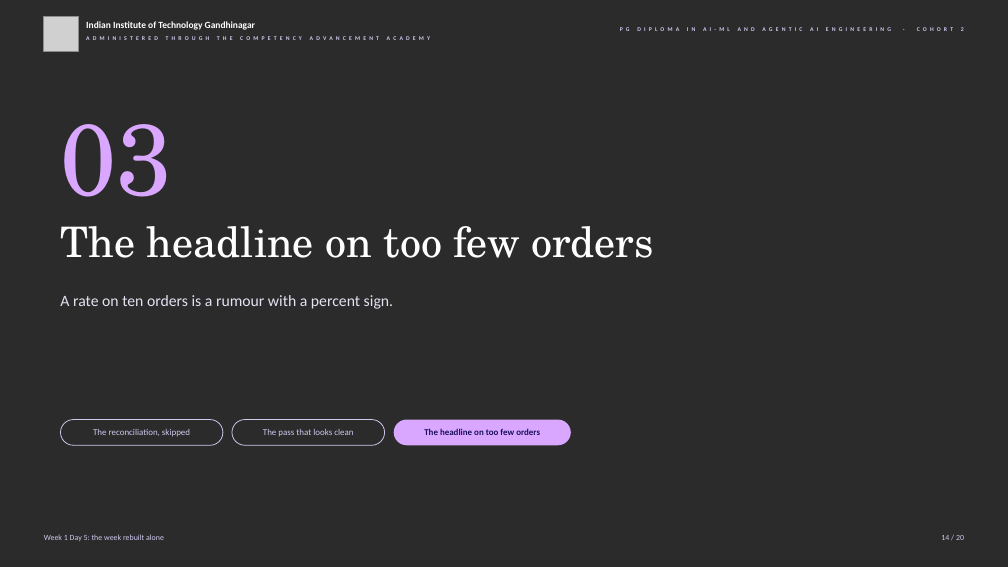
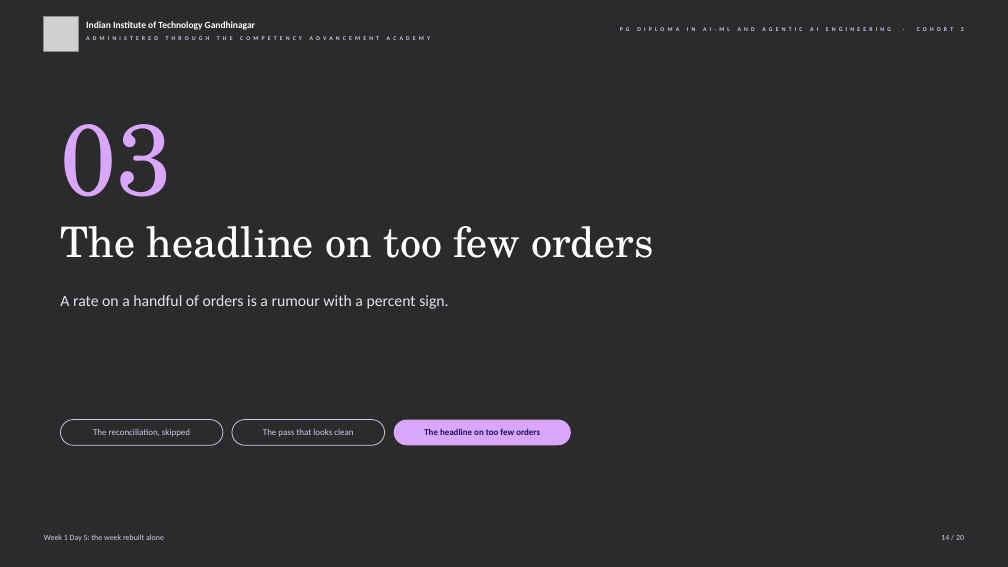
Before and after one commit to fde-academy-lab/c2-content-factory, a slide deck: slide 14 of content/W01/D5/slides/C2_W01_D05_debrief_STUDENT.pptx. Drawn at 1008x567 pixels with LibreOffice and Linux fonts; fonts in the diff are those of the drawing; grey boxes stand for pictures; background and template pictures are left out; a plain dark background stands for a picture behind light text. Boxes give left, top, right and bottom in pixels: in the first picture for what was removed or moved away, otherwise in the second. Text is boxed around its words. In the diff, an @@ line names an element or a change of style, - is before the commit and + after.

```diff
--- a/content/W01/D5/slides/C2_W01_D05_debrief_STUDENT.pptx
+++ b/content/W01/D5/slides/C2_W01_D05_debrief_STUDENT.pptx
@@ text at (60, 295, 448, 309): text changed @@
-A rate on ten orders is a rumour with a percent sign.
+A rate on a handful of orders is a rumour with a percent sign.
```
Also in this commit, not shown: 3 other slides changed, 7 other files.
